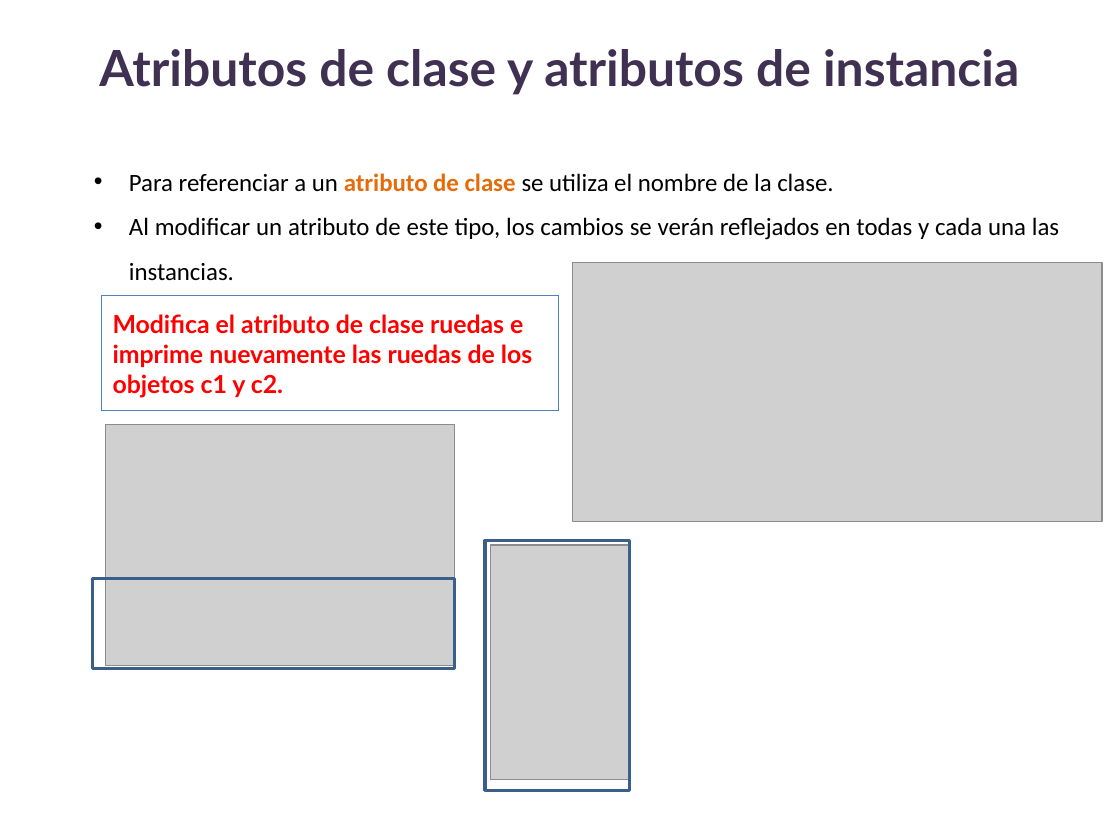
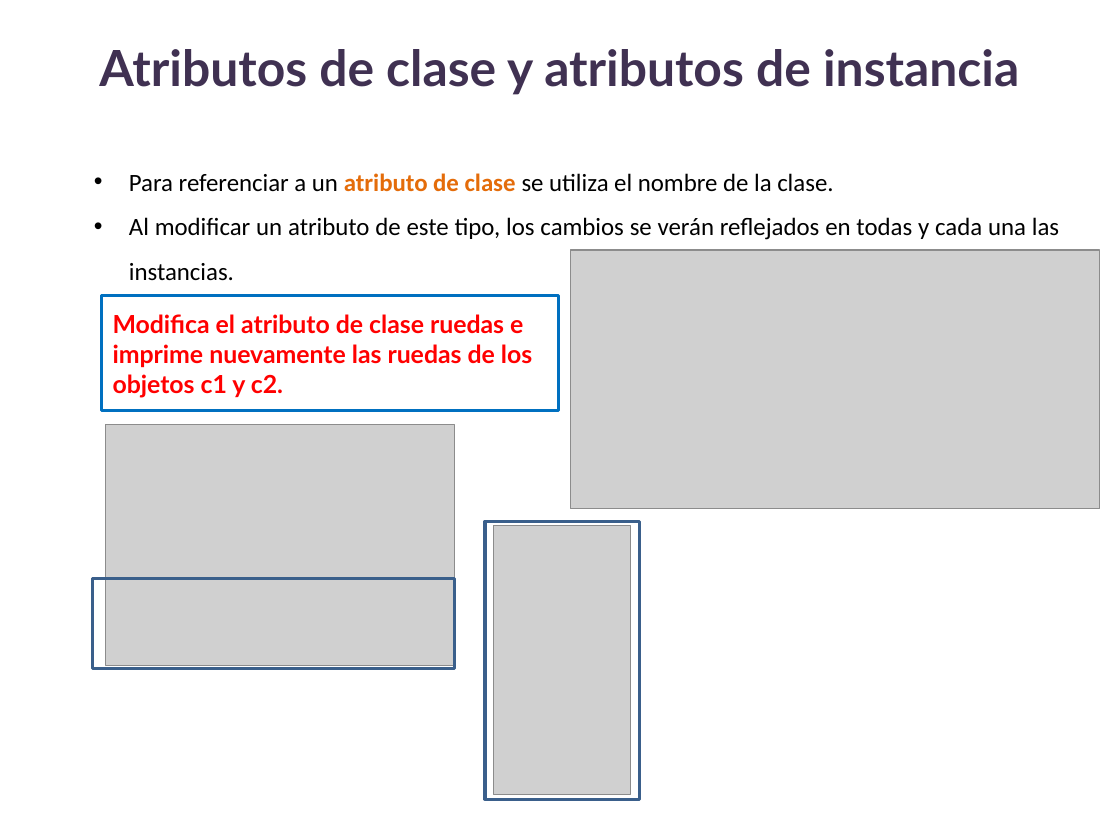
Before and after one commit to lizetheP/Analitica, a slide deck: slide 55 of CalendarioAgo25/presentaciones/14_POO.pptx. Drawn at 1120x840 pixels with LibreOffice and Linux fonts; fonts in the diff are those of the drawing; grey boxes stand for pictures. Boxes give left, top, right and bottom in pixels: in the first picture for what was removed or moved away, otherwise in the second. Text is boxed around its words. In the diff, an @@ line names an element or a change of style, - is before the commit and + after.

```diff
--- a/CalendarioAgo25/presentaciones/14_POO.pptx
+++ b/CalendarioAgo25/presentaciones/14_POO.pptx
@@ picture: place and size @@
-picture at [572, 263, 1102, 522]
+picture at [570, 250, 1100, 508]
@@ rectangle added at [102, 296, 559, 410], outline #0070C0 2 pt @@
@@ rectangle: place and size @@
-rectangle at [485, 541, 629, 791]
+rectangle at [485, 521, 640, 799]
@@ picture: place and size @@
-picture at [491, 545, 629, 780]
+picture at [494, 525, 631, 794]
```
Also in this commit, not shown: 4 other slides changed, 1 slide added, 3 other files.
